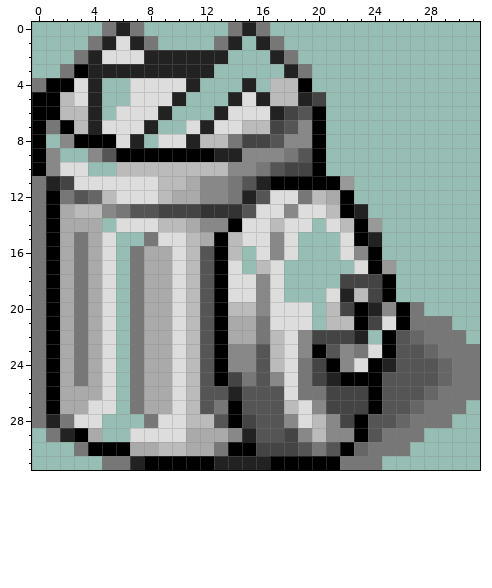
Pixel-art sprite: public/favicon.png. Above, as it was before the edit.
The file is 32x32 pixels.
After the commit:
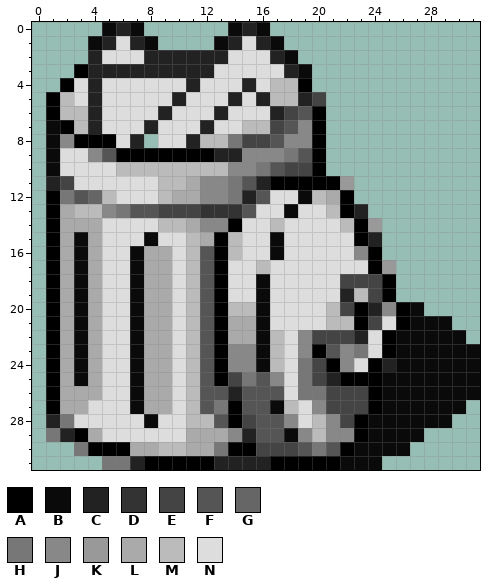
Palette (. is transparent): A #000000  B #0a0a0a  C #222222  D #333333  E #444444  F #555555  G #666666  H #777777  J #888888  K #999999  L #aaaaaa  M #bbbbbb  N #dddddd
What changed:
@@ x 0..31 @@
- 0 .....HCH......HCH...............
- 1 ....HCNCH....HC.CH..............
- 2 ...HCNNNCCCCCC...CH.............
- 3 ..HACCCCCCCCC.....CH............
- 4 HAANC..NNNNC...C.MMA............
- 5 AAMNC..NNNC...CNCMMCE...........
- 6 AAMMC.NNNC...CNNNCEFA...........
- 7 AHAMCNNNC..NCNNMMEFJA...........
- 8 A.JAAANC.NNCMMHEEFJJA...........
- 9 AJ..JFAAAAAAACCJJJHFA...........
-10 AJNN..MMMMMMMMJJHFEEA...........
-11 HCENNNNNNMMLJJHFCAAAAAK.........
-12 HAHFGMNNNMLLJJHCFNNHMLA.........
-13 HALMMJHFFEEEDDDFNNJNNMAC........
-14 HALLL.NNNMMLJJANNMNN.NMAK.......
-15 HALHLN..HNNMLAMNNJN...NAC.......
-16 HALHLN.HLLNMFAM.NJN...NJA.......
-17 HALHLN.HLLNMFAN.MN.....NAK......
-18 HALHLN.HLLNMFANNJN....EEEA......
-19 HALHLN.HLLNMFANNJN...NCMEA......
-20 HALHLN.HLLNMFAMMJNNN.MEACJAH....
-21 HALHLN.HLLNMFALLHNNN.MMAENAHHH..
-22 HALHLN.HLLNMFALLHMNJEEEC.AFGHHH.
-23 HALHLN.HLLNMFAJJFMNJAFJHNAFFGHHH
-24 HALHLN.HLLNMFAJJFMNHEAJNACFFFGHH
-25 HALHLN.HLLNMFAEHFJNHECAAAFFFFGHH
-26 HALLLN.HLLNMFFCFFFNHHEEEAFFFGHHH
-27 HALLNN.HLLNMFHAFFFMNJEEEAFFGHHH.
-28 HCHNN...HNNMMFAEFFJNMJEAFFGHHH..
-29 .HCAL..NNNNLLLJCFFEJMJJAFHHH....
-30 ...HAAALLMMLLHAAEEEFHFAGHHH.....
-31 .....HHCAAAAACCCCAAAAAHHH.......
+ 0 .....BCB......BCB...............
+ 1 ....BCNCB....BCNCB..............
+ 2 ....CNNNCCCCCCNNNCB.............
+ 3 ...ACCCCCCCCCNNNNNCB............
+ 4 ..ANCNNNNNNCNNNCNMMA............
+ 5 .AMNCNNNNNCNNNCNCMMCE...........
+ 6 .AMMCNNNNCNNNCNNNCEFA...........
+ 7 .BAMCNNNCNNNCNNMMEFJA...........
+ 8 .BJAAANC.NNCMMHEEFJJA...........
+ 9 .BNNJFAAAAAAACCJJJHFA...........
+10 .BNNNNMMMMMMMMJJHFEEA...........
+11 .CENNNNNNMMLJJHFCAAAAAK.........
+12 .AHFGMNNNMLLJJHCFNNBMLA.........
+13 .ALMMJHFFEEEDDDFNNBNNMAC........
+14 .ALLLNNNNMMLJJANNMNNNNMAK.......
+15 .ALBLNNNBNNMLAMNNBNNNNNAC.......
+16 .ALBLNNBLLNMFAMNNBNNNNNJA.......
+17 .ALBLNNBLLNMFANNMNNNNNNNAK......
+18 .ALBLNNBLLNMFANNBNNNNNEEEA......
+19 .ALBLNNBLLNMFANNBNNNNNCMEA......
+20 .ALBLNNBLLNMFAMMBNNNNMEACJAB....
+21 .ALBLNNBLLNMFALLBNNNNMMAENABBB..
+22 .ALBLNNBLLNMFALLBMNJEEECNABBBBB.
+23 .ALBLNNBLLNMFAJJBMNJAFJHNABBBBBB
+24 .ALBLNNBLLNMFAJJBMNHEAJNACBBBBBB
+25 .ALBLNNBLLNMFAEHFJNHECAAABBBBBBB
+26 .ALLLNNBLLNMFFCFFFNHHEEEABBBBBBB
+27 .ALLNNNBLLNMFHAFFBMNJEEEABBBBBB.
+28 .CHNNNNNBNNMMFAEFFJNMJEABBBBBB..
+29 .HCALNNNNNNLLLJCFFBJMJJABBBB....
+30 ...HAAALLMMLLHAAEEEFHFABBBB.....
+31 .....HHCAAAAACCCCAAAAABBB.......
Pixel boxes of the changes (left, top, right, bottom) in both pictures:
changed: (32, 22, 480, 470)
